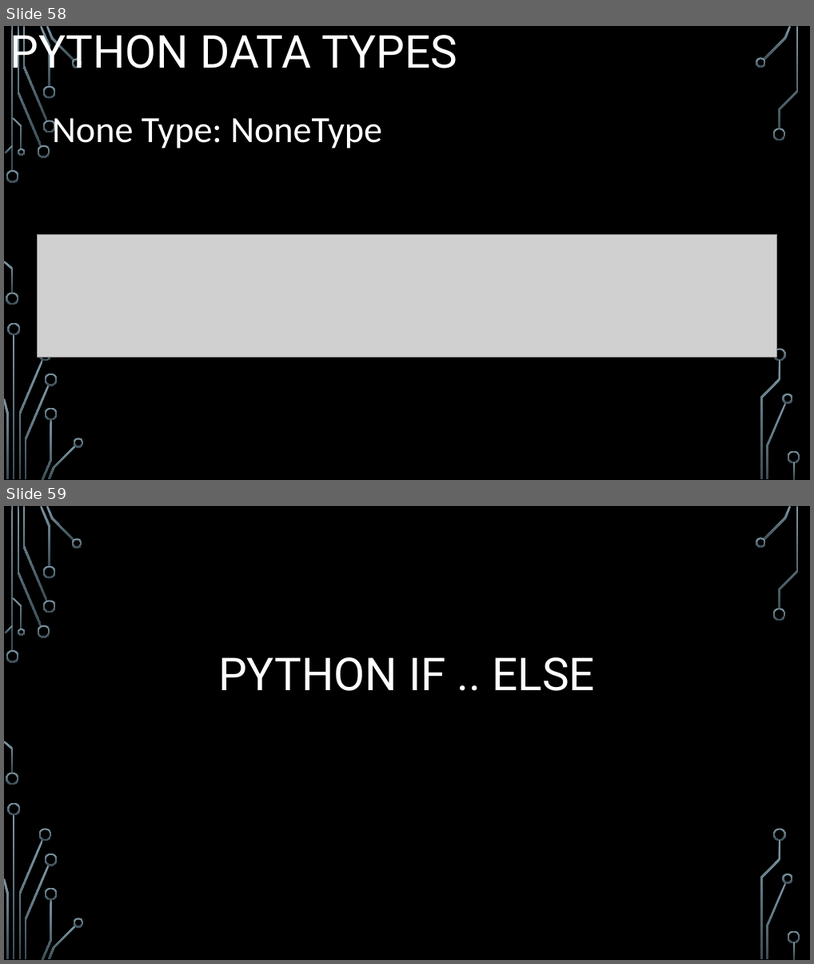
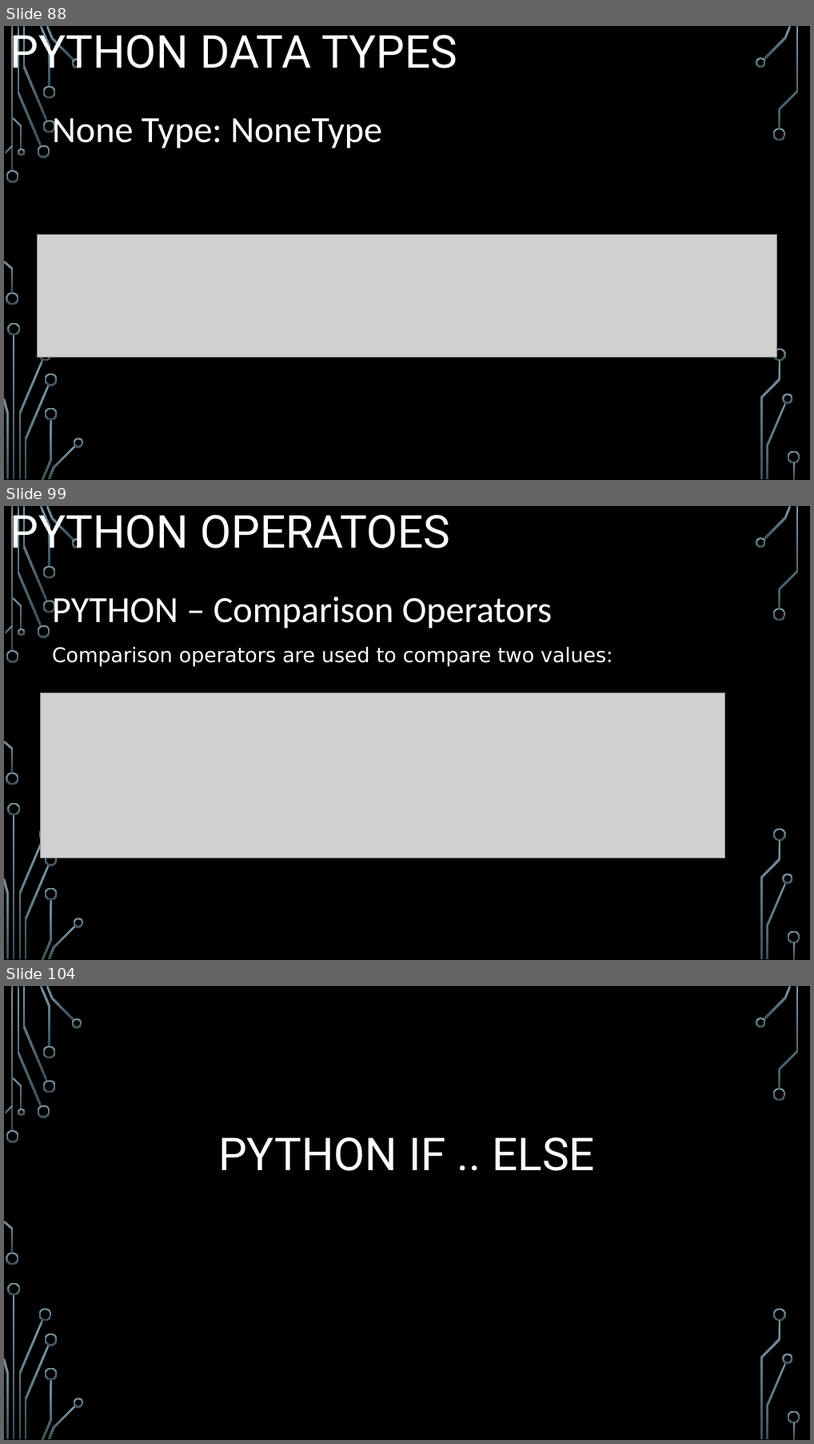
Before and after one commit to mjaypecjo/cs2022, a slide deck: python/4110E228_Report_Python.pptx. Shown one above the other, each under a label of ours: slides 58 and 59 before the commit, slides 88, 99 and 104 after it; the slides between them are not shown. The pictures are 814x964 and 814x1444 pixels, drawn with LibreOffice and Linux fonts; fonts in the diff are those of the drawing; grey boxes stand for pictures; background and template pictures are left out. Boxes give left, top, right and bottom in pixels: in the first picture for what was removed or moved away, otherwise in the second. Text is boxed around its words. In the diff, an @@ line names an element or a change of style, - is before the commit and + after.

```diff
--- a/python/4110E228_Report_Python.pptx
+++ b/python/4110E228_Report_Python.pptx
@@ slide 99 added at box(4, 506, 810, 960), background picture (left out); not listed: 36 template elements that a slide beside it also shows @@
@@ title added at box(10, 506, 450, 559), 54 pt, text #FFFFFF @@
+PYTHON OPERATOES
@@ text added at box(52, 596, 552, 628), 44 pt, text #FFFFFF @@
+PYTHON – Comparison Operators
@@ text added at box(52, 647, 613, 667), 24 pt, text #FFFFFF @@
+Comparison operators are used to compare two values:
@@ picture added at box(41, 693, 725, 857) @@
@@ what was slide 58 is now slide 88 @@
@@ what was slide 59 is now slide 104 @@
```
Also in this commit, not shown: 44 other slides added.
